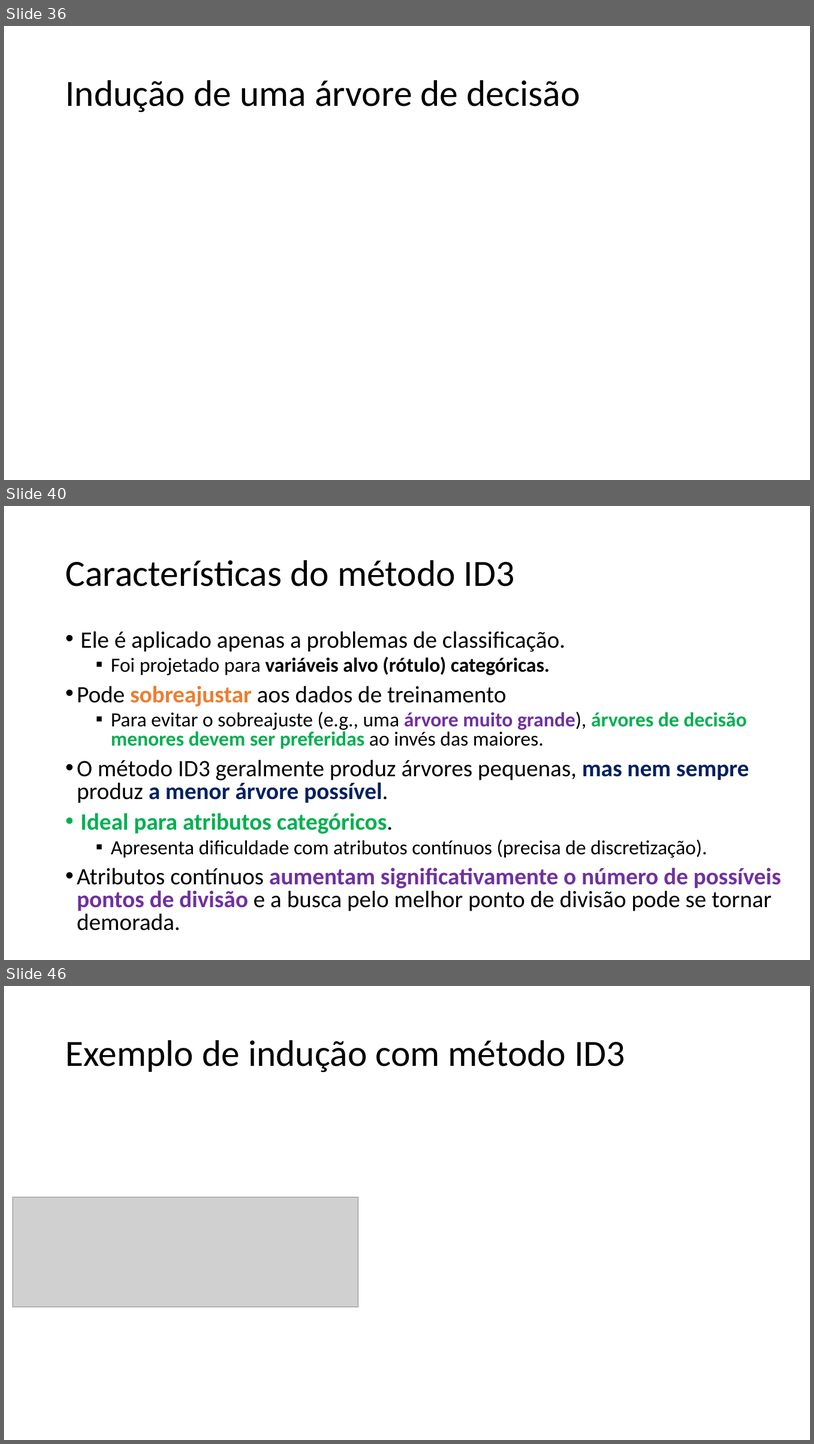
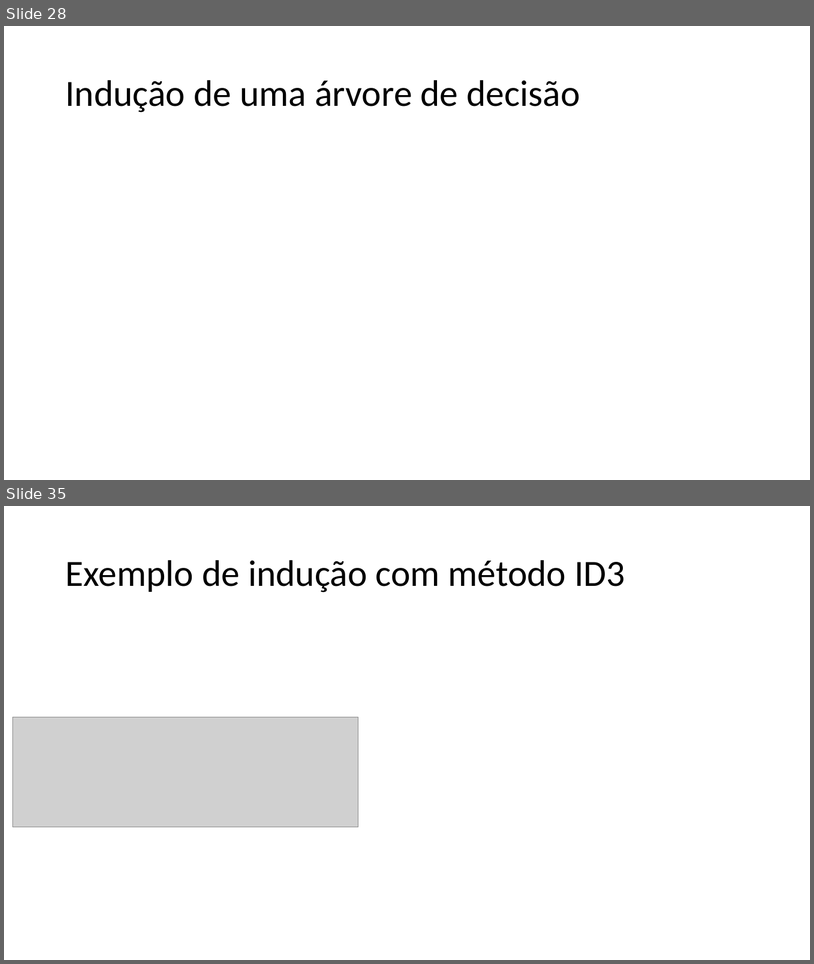
Before and after one commit to zz4fap/c24_inteligencia_artificial, a slide deck: slides/C24_Árvores_de_decisão.pptx. Shown one above the other, each under a label of ours: slides 36, 40 and 46 before the commit, slides 28 and 35 after it; the slides between them are not shown. The pictures are 814x1444 and 814x964 pixels, drawn with LibreOffice and Linux fonts; fonts in the diff are those of the drawing; grey boxes stand for pictures. Boxes give left, top, right and bottom in pixels: in the first picture for what was removed or moved away, otherwise in the second. Text is boxed around its words. In the diff, an @@ line names an element or a change of style, - is before the commit and + after.

```diff
--- a/slides/C24_Árvores_de_decisão.pptx
+++ b/slides/C24_Árvores_de_decisão.pptx
@@ slide 40 removed at <box>4,506,810,960</box>, background #FFFFFF @@
@@ title removed at <box>65,560,515,586</box> @@
-Características do método ID3
@@ text removed at <box>77,631,782,930</box> @@
-• Ele é aplicado apenas a problemas de classificação.
-  ▪ Foi projetado para variáveis alvo (rótulo) categóricas.
-• Pode sobreajustar aos dados de treinamento
-  ▪ Para evitar o sobreajuste (e.g., uma árvore muito grande), árvores de decisão menores devem ser preferidas ao invés das maiores.
-• O método ID3 geralmente produz árvores pequenas, mas nem sempre produz a menor árvore possível.
-• Ideal para atributos categóricos.
-  ▪ Apresenta dificuldade com atributos contínuos (precisa de discretização).
-• Atributos contínuos aumentam significativamente o número de possíveis pontos de divisão e a busca pelo melhor ponto de divisão pode se tornar demorada.
@@ what was slide 36 is now slide 28 @@
@@ what was slide 46 is now slide 35 @@
```
Also in this commit, not shown: 16 slides changed, 2 slides added, 10 other slides removed.
